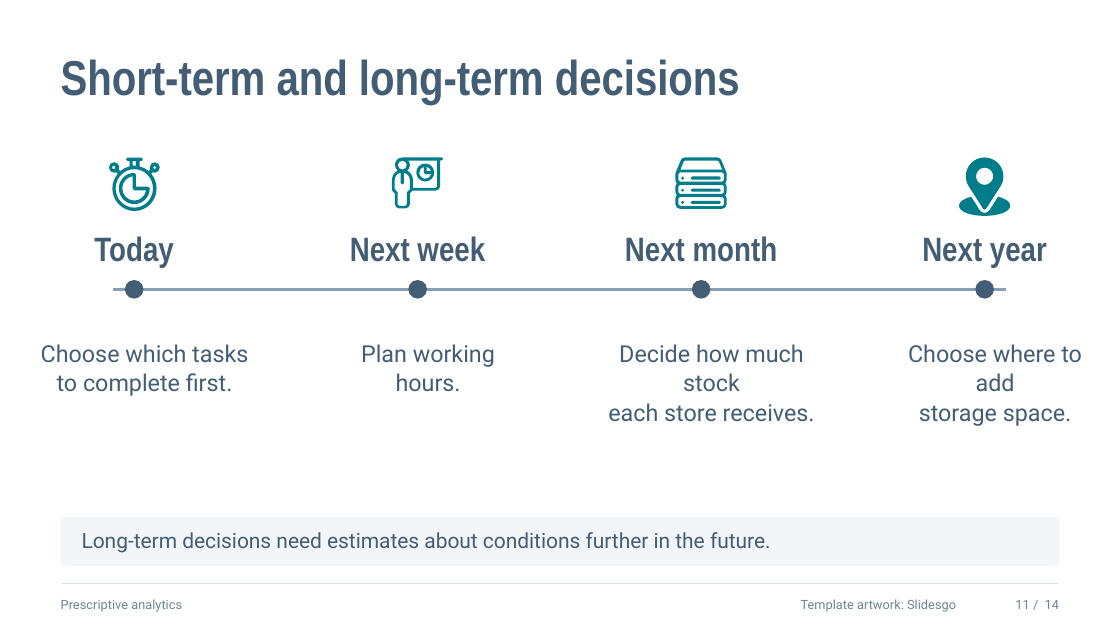
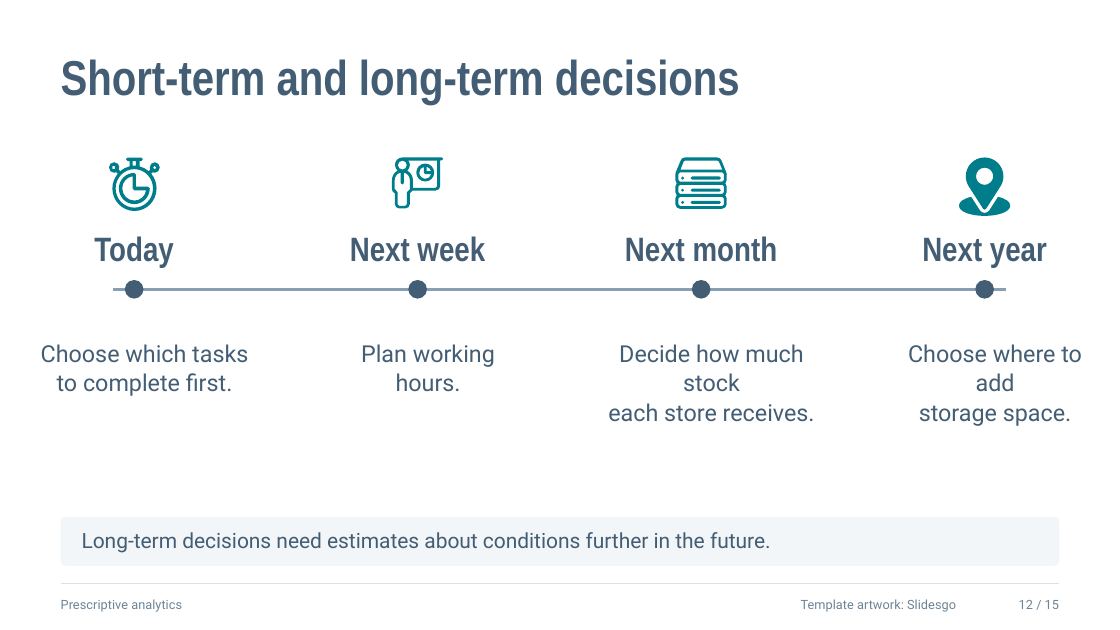
Before and after one commit to aliomar139/M2-Projects, a slide deck: slide 12 of prescriptive-analytics/prescriptive-analytics-presentation-designed.pptx (slide 11 before the commit). Drawn at 1120x630 pixels with LibreOffice and Linux fonts; fonts in the diff are those of the drawing. Boxes give left, top, right and bottom in pixels: in the first picture for what was removed or moved away, otherwise in the second. Text is boxed around its words. In the diff, an @@ line names an element or a change of style, - is before the commit and + after.

```diff
--- a/prescriptive-analytics/prescriptive-analytics-presentation-designed.pptx
+++ b/prescriptive-analytics/prescriptive-analytics-presentation-designed.pptx
@@ text at (x1=1019, y1=600, x2=1059, y2=609): text changed @@
-11 / 14
+12 / 15
```
Also in this commit, not shown: 13 other slides changed, 1 slide added, 1 other file.
